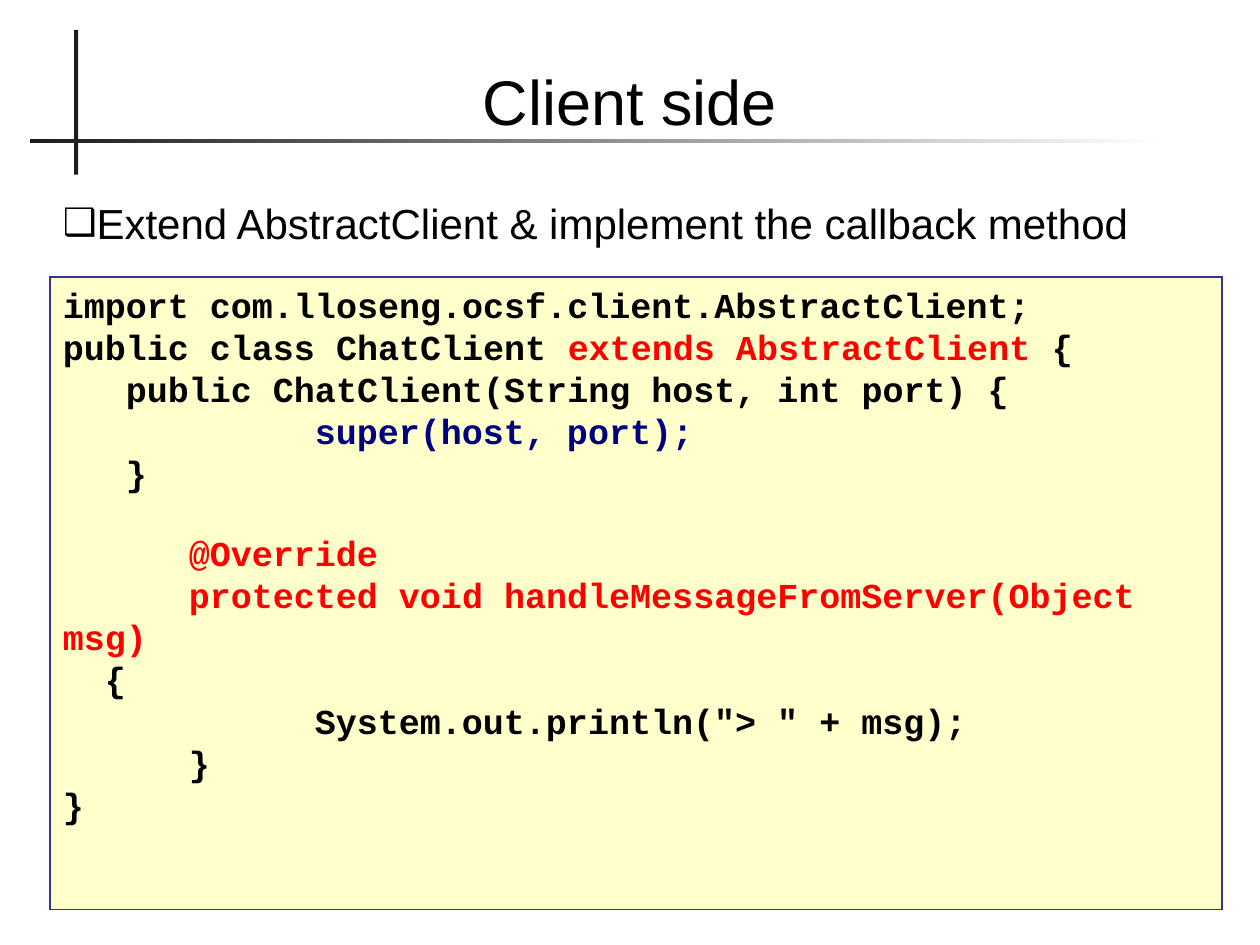
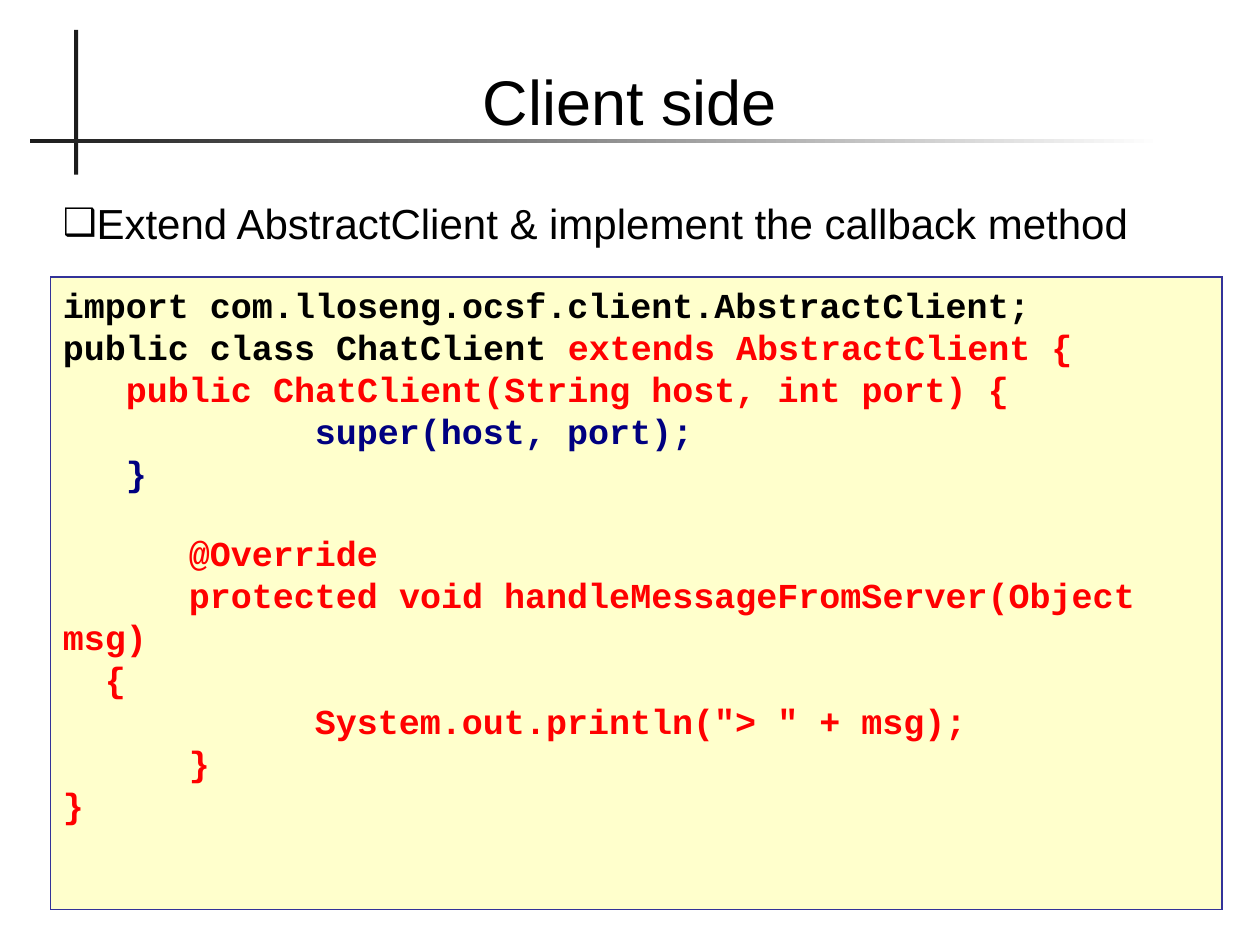
Before and after one commit to skeoop/skeoop.github.io, a slide deck: slide 12 of frameworks/Frameworks.pptx. Drawn at 1260x945 pixels with LibreOffice and Linux fonts; fonts in the diff are those of the drawing. Boxes give left, top, right and bottom in pixels: in the first picture for what was removed or moved away, otherwise in the second. Text is boxed around its words. In the diff, an @@ line names an element or a change of style, - is before the commit and + after.

```diff
--- a/frameworks/Frameworks.pptx
+++ b/frameworks/Frameworks.pptx
@@ text "Extend AbstractClient & implement the ..." at [97, 208, 1128, 248]: indent changed @@
@@ text in rectangle at [63, 336, 1030, 742]: text colour #000000 to #FF0000 in "{", "public ChatClient(String host, int port) {", "{", "System.out.println("> " + msg);" and 2 more places; text colour #000000 to #000080 in "}" @@
```
Also in this commit, not shown: 15 other slides changed, 8 other files.
